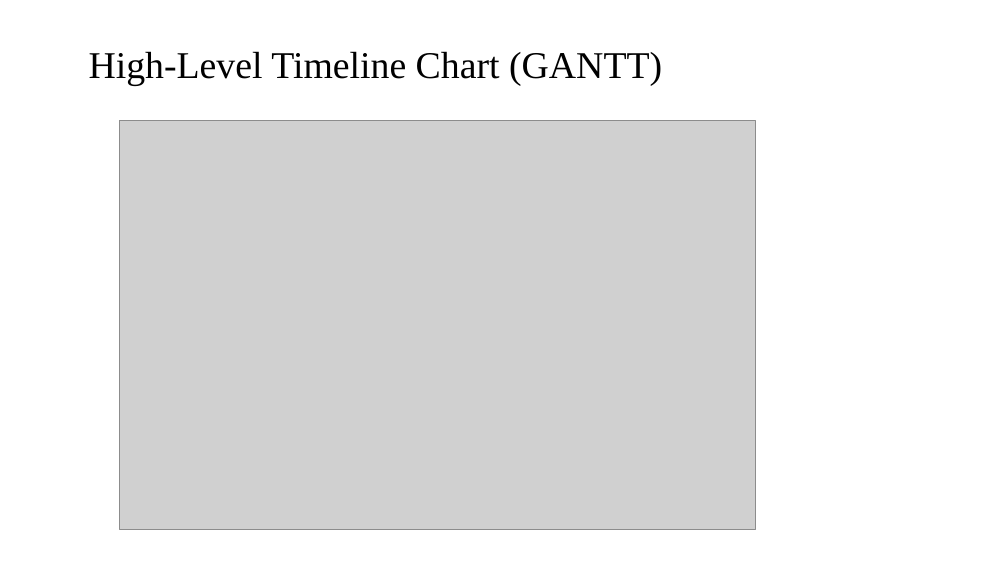
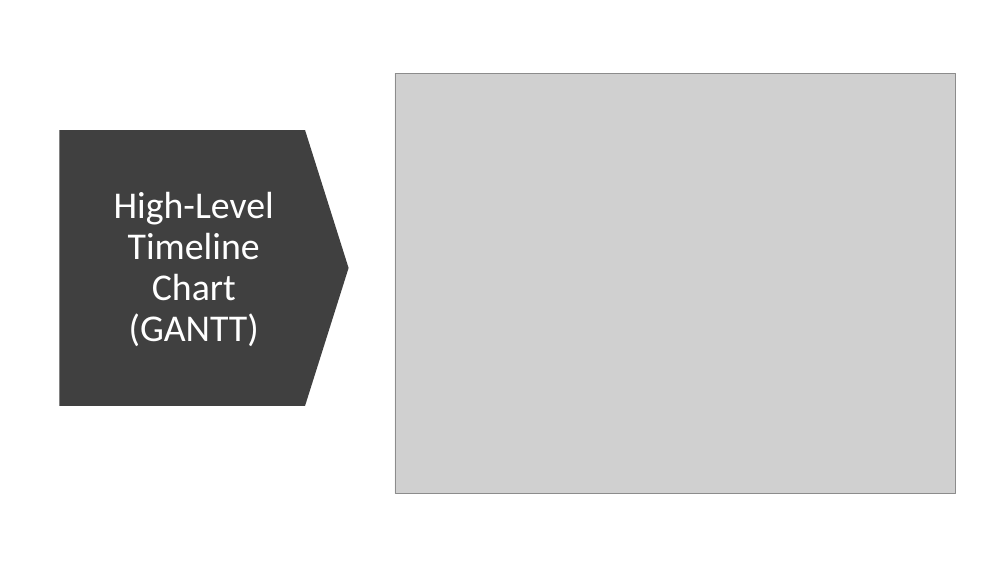
Before and after one commit to tilakpandya/Face_Recognition_Using_Thermal_Images, a slide deck: slide 5 of CRI AI Camaras.pptx (slide 7 before the commit). Drawn at 1008x567 pixels with LibreOffice and Linux fonts; fonts in the diff are those of the drawing; grey boxes stand for pictures; background and template pictures are left out. Boxes give left, top, right and bottom in pixels: in the first picture for what was removed or moved away, otherwise in the second. Text is boxed around its words. In the diff, an @@ line names an element or a change of style, - is before the commit and + after.

```diff
--- a/CRI AI Camaras.pptx
+++ b/CRI AI Camaras.pptx
@@ picture added at (x1=395, y1=73, x2=956, y2=494) @@
@@ down arrow added at (x1=60, y1=130, x2=349, y2=406), fill #404040 @@
@@ picture removed at (x1=119, y1=121, x2=755, y2=530) @@
@@ title "High-Level Timeline Chart (GANTT)" moved from (x1=89, y1=51, x2=662, y2=85) to (x1=114, y1=191, x2=274, y2=346) @@
@@ title "High-Level Timeline Chart (GANTT)" at (x1=114, y1=191, x2=274, y2=346): font Times New Roman to Calibri, text colour #000000 to #FFFFFF; alignment left to centre @@
```
Also in this commit, not shown: 4 other slides changed, 2 slides added, 1 slide removed, 2 other files.
